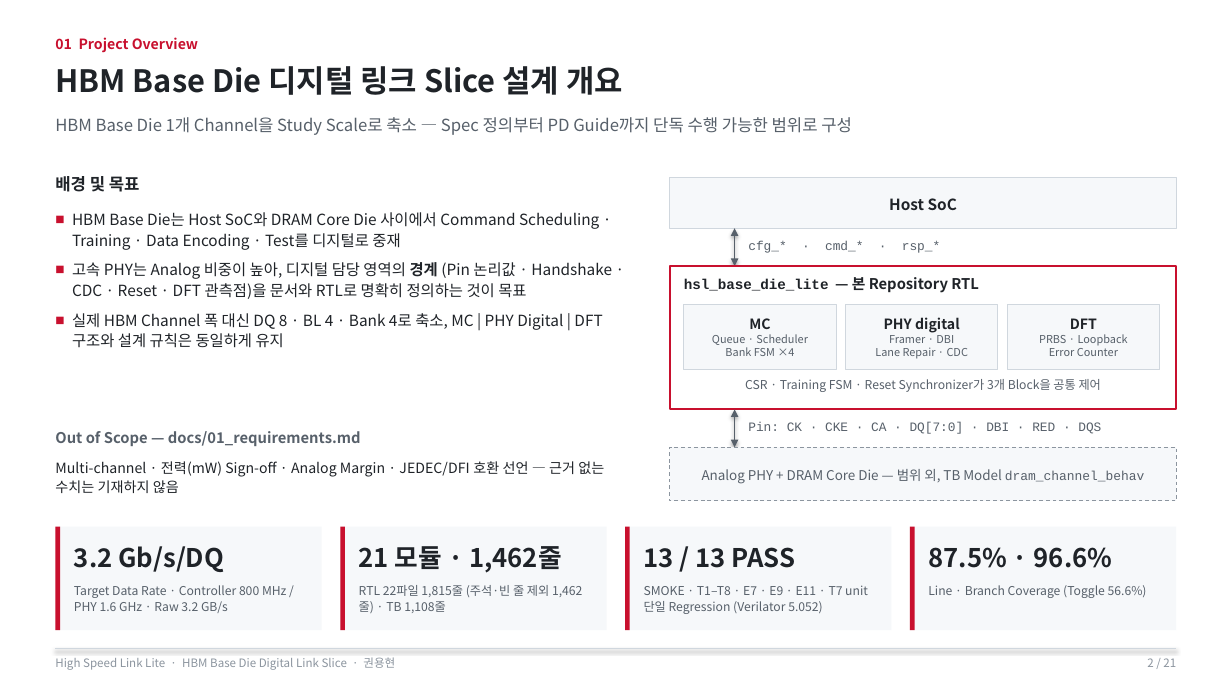
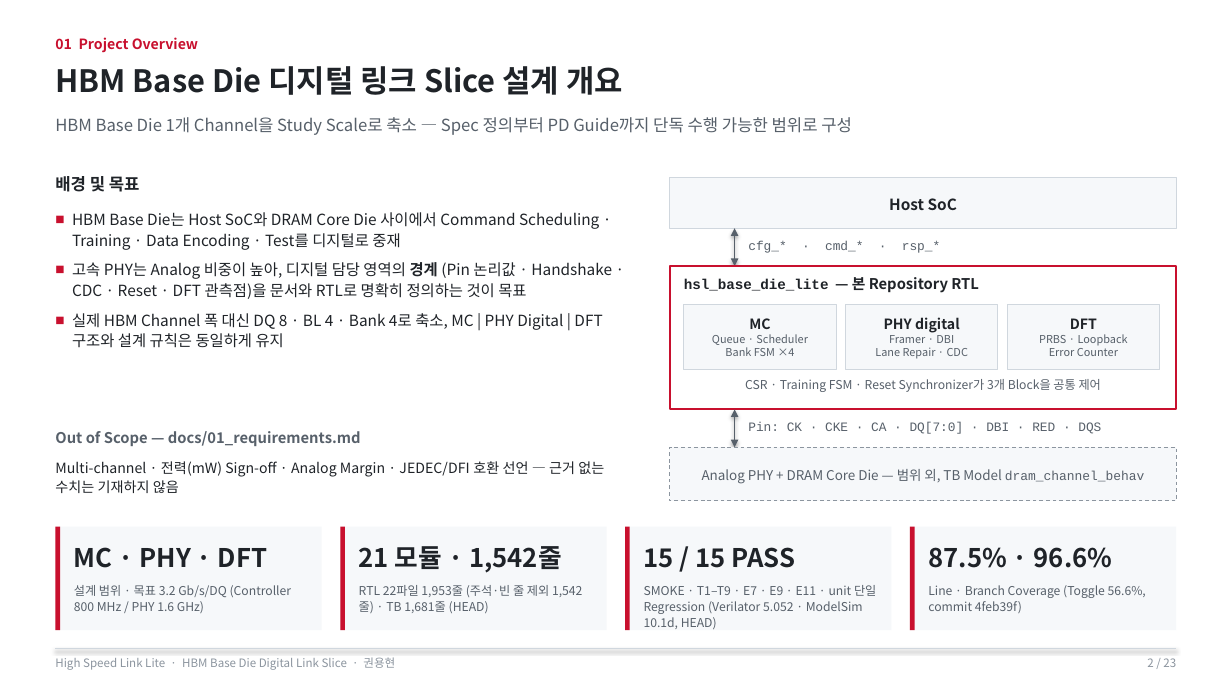
Before and after one commit to yhkwon-git/High_Speed_Link_Lite, a slide deck: slide 2 of portfolio-deck/HighSpeedLinkLite_Portfolio.pptx. Drawn at 1232x693 pixels with LibreOffice and Linux fonts; fonts in the diff are those of the drawing. Boxes give left, top, right and bottom in pixels: in the first picture for what was removed or moved away, otherwise in the second. Text is boxed around its words. In the diff, an @@ line names an element or a change of style, - is before the commit and + after.

```diff
--- a/portfolio-deck/HighSpeedLinkLite_Portfolio.pptx
+++ b/portfolio-deck/HighSpeedLinkLite_Portfolio.pptx
@@ text at (74,547,267,568): text changed @@
-3.2 Gb/s/DQ
+MC · PHY · DFT
@@ text at (359,546,562,573): text changed @@
-21 모듈 · 1,462줄
+21 모듈 · 1,542줄
@@ text at (644,547,796,568): text changed @@
-13 / 13 PASS
+15 / 15 PASS
@@ text at (74,585,292,613): text changed @@
-Target Data Rate · Controller 800 MHz / PHY 1.6 GHz · Raw 3.2 GB/s
+설계 범위 · 목표 3.2 Gb/s/DQ (Controller 800 MHz / PHY 1.6 GHz)
@@ text at (359,585,582,613): text changed @@
-RTL 22파일 1,815줄 (주석·빈 줄 제외 1,462줄) · TB 1,108줄
+RTL 22파일 1,953줄 (주석·빈 줄 제외 1,542줄) · TB 1,681줄 (HEAD)
@@ text at (644,585,876,629): text changed @@
-SMOKE · T1–T8 · E7 · E9 · E11 · T7 unit 단일 Regression (Verilator 5.052)
+SMOKE · T1–T9 · E7 · E9 · E11 · unit 단일 Regression (Verilator 5.052 · ModelSim 10.1d, HEAD)
@@ text at (928,585,1146,613): text changed @@
-Line · Branch Coverage (Toggle 56.6%)
+Line · Branch Coverage (Toggle 56.6%, commit 4feb39f)
@@ text at (1147,658,1176,667): text changed @@
-2 / 21
+2 / 23
```
Also in this commit, not shown: 20 other slides changed, 2 slides added, 3 other files.
